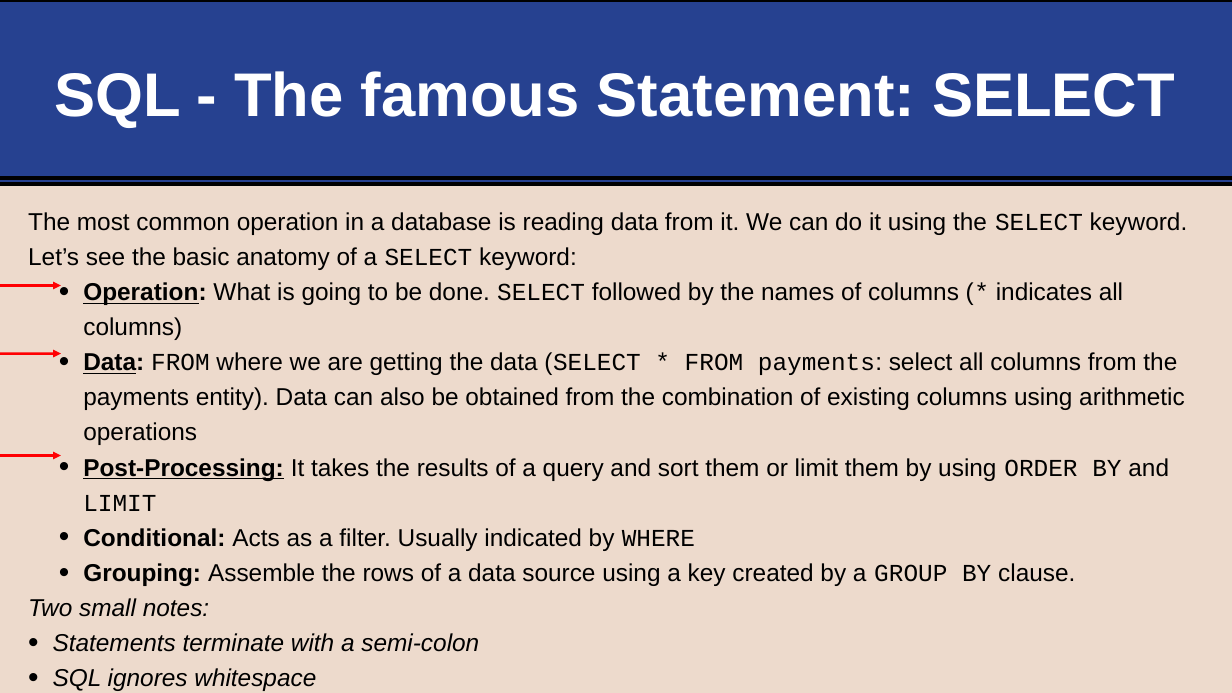
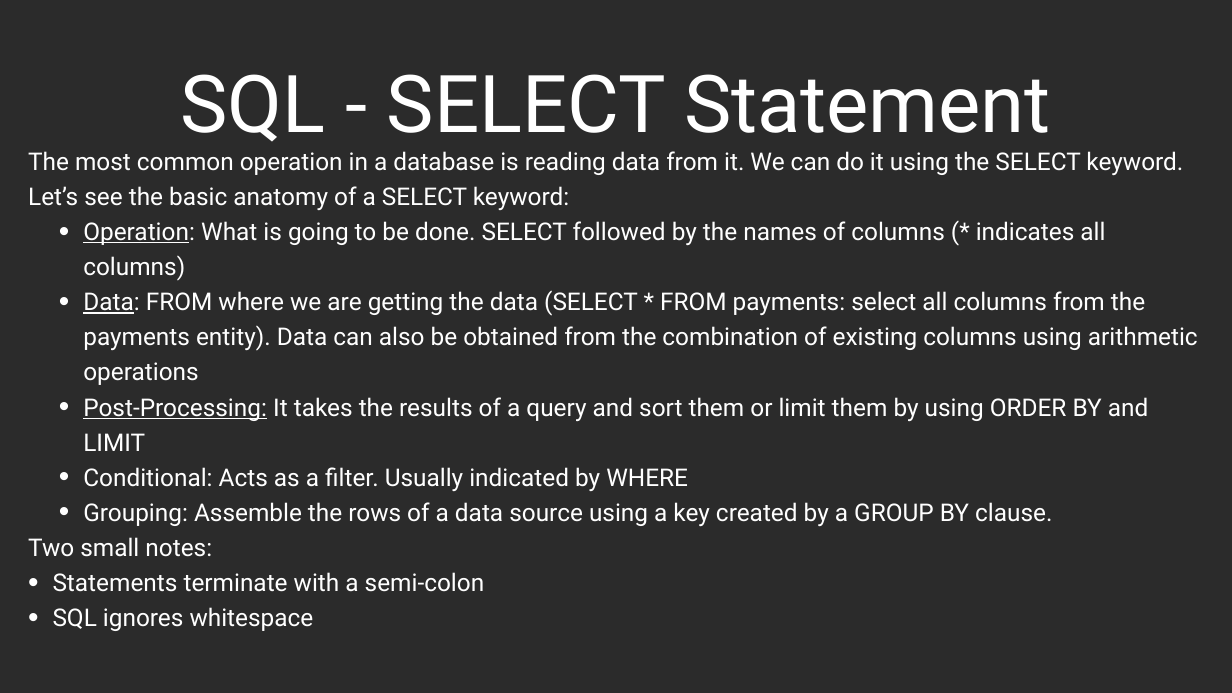
Before and after one commit to life-efficient/Data-Engineering, a slide deck: slide 14 of 2. SQL/1. SQL Basics/1. SQL Basics.pptx (slide 13 before the commit). Drawn at 1232x693 pixels with LibreOffice and Linux fonts; fonts in the diff are those of the drawing; background and template pictures are left out; a plain dark background stands for a picture behind light text. Boxes give left, top, right and bottom in pixels: in the first picture for what was removed or moved away, otherwise in the second. Text is boxed around its words. In the diff, an @@ line names an element or a change of style, - is before the commit and + after.

```diff
--- a/2. SQL/1. SQL Basics/1. SQL Basics.pptx
+++ b/2. SQL/1. SQL Basics/1. SQL Basics.pptx
@@ background #EDDACC to picture (left out) @@
@@ rectangle removed at (x1=0, y1=0, x2=1232, y2=184) @@
@@ title "SQL - SELECT Statement" at (x1=180, y1=74, x2=1051, y2=142): vertical alignment middle to bottom @@
@@ title at (x1=180, y1=74, x2=1051, y2=142): text changed; size 96 to 124.2 pt; font Arial to Roboto; bold off @@
-SQL - The famous Statement: SELECT
+SQL - SELECT Statement
@@ text "The most common operation in ..." moved from (x1=28, y1=212, x2=1188, y2=691) to (x1=28, y1=151, x2=1198, y2=631) @@
@@ text "The most common operation in ..." at (x1=28, y1=151, x2=1198, y2=631): font Arial to Roboto in "The most common operation in a database ...", "Operation: What is going to be done. ...", "Data: where we are getting the data ...", "Post-Processing: It takes the results of a ..." and 5 more places; font Courier New to Roboto in "SELECT SELECT", "SELECT (*", "FROM (SELECT * FROM payments:", "ORDER BY LIMIT" and 2 more places; text colour #000000 to #FFFFFF; bold off in "Operation:", "Data:", "Post-Processing:", "Conditional:" and 1 more places; italic off in "Two small notes:", "Statements terminate with a semi-colon", "SQL ignores whitespace" @@
@@ line removed from (0, 178) to (1232, 178) @@
@@ arrow removed from (0, 285) to (61, 285) @@
@@ arrow removed from (0, 353) to (61, 353) @@
@@ arrow removed from (0, 455) to (61, 455) @@
```
Also in this commit, not shown: 23 other slides changed, 4 slides added, 3 slides removed, 1 other file.
